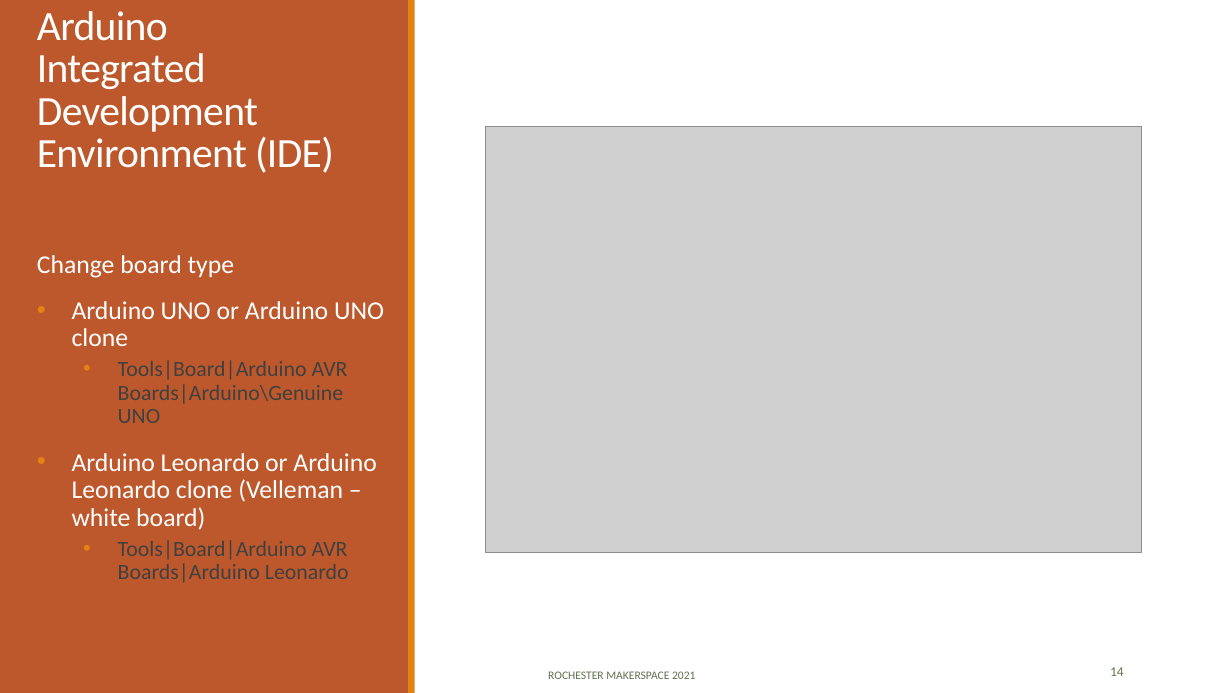
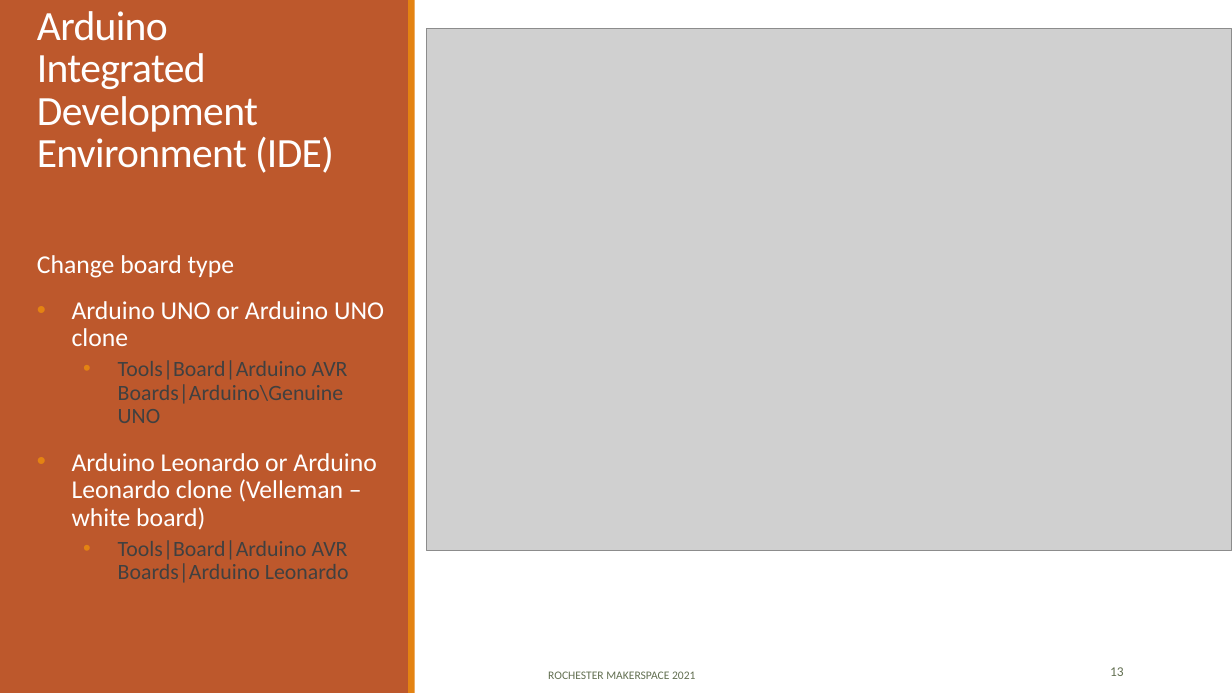
Before and after one commit to RochesterMakerSpace/ArduinoClass, a slide deck: slide 13 of docs/Introduction to Arduino.pptx (slide 14 before the commit). Drawn at 1232x693 pixels with LibreOffice and Linux fonts; fonts in the diff are those of the drawing; grey boxes stand for pictures. Boxes give left, top, right and bottom in pixels: in the first picture for what was removed or moved away, otherwise in the second. Text is boxed around its words. In the diff, an @@ line names an element or a change of style, - is before the commit and + after.

```diff
--- a/docs/Introduction to Arduino.pptx
+++ b/docs/Introduction to Arduino.pptx
@@ picture: place and size @@
-picture at <box>485,127,1141,553</box>
+picture at <box>427,29,1232,551</box>
@@ page number at <box>1110,667,1124,676</box>: text changed @@
-14
+13
```
Also in this commit, not shown: 18 other slides changed, 3 slides added, 1 slide removed, 6 other files.
